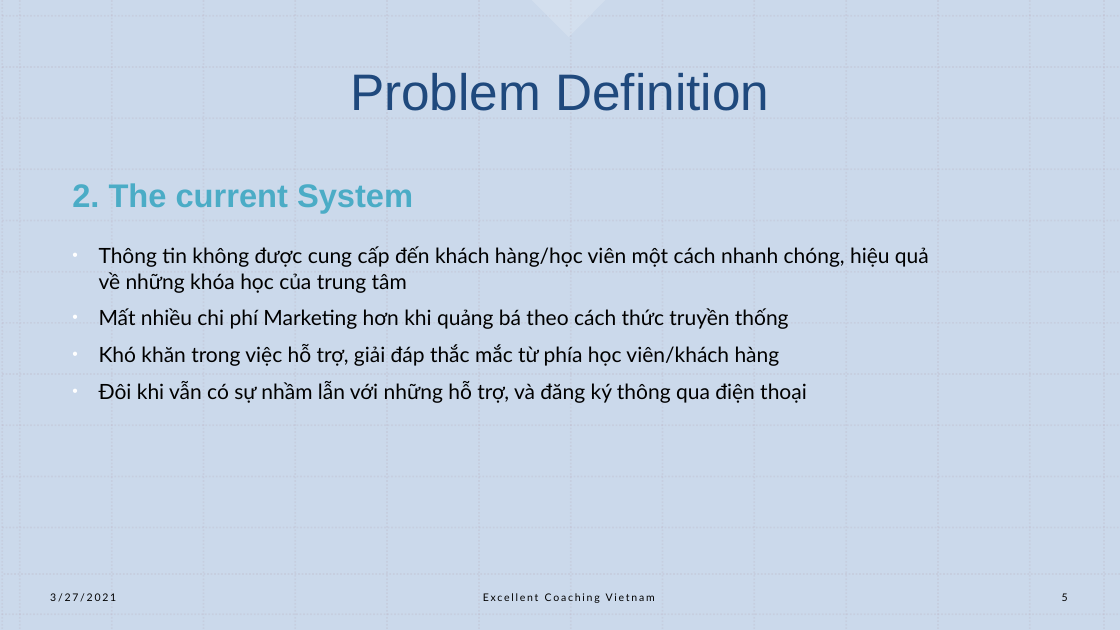
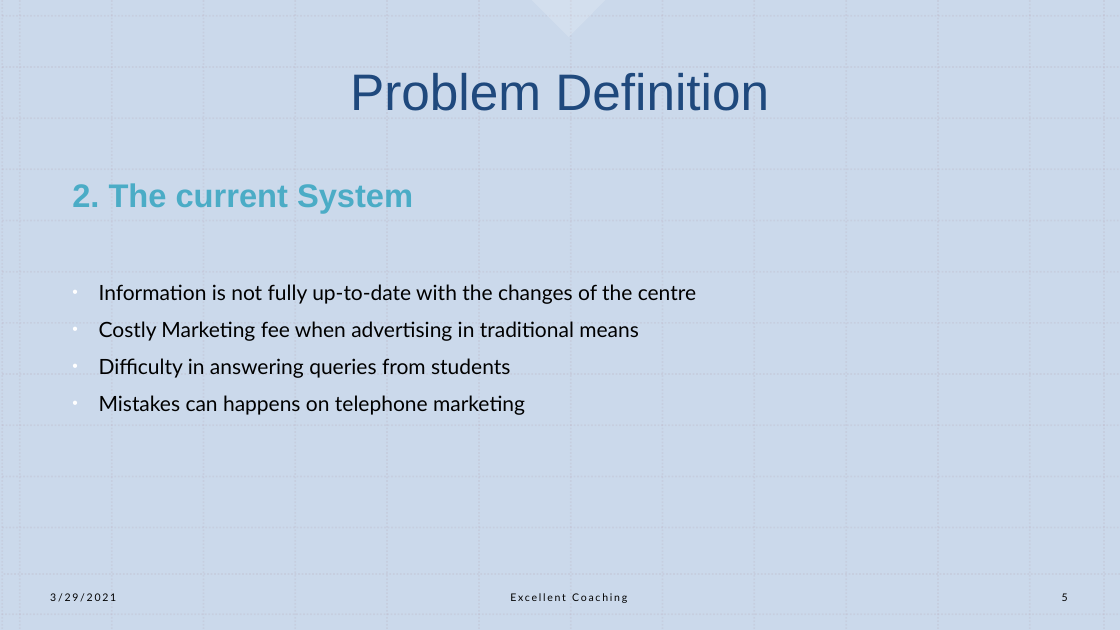
Before and after one commit to remichan97/excellent-coaching, a slide deck: slide 5 of documentation/Excellent Coaching Vietnam.pptx. Drawn at 1120x630 pixels with LibreOffice and Linux fonts; fonts in the diff are those of the drawing. Boxes give left, top, right and bottom in pixels: in the first picture for what was removed or moved away, otherwise in the second. Text is boxed around its words. In the diff, an @@ line names an element or a change of style, - is before the commit and + after.

```diff
--- a/documentation/Excellent Coaching Vietnam.pptx
+++ b/documentation/Excellent Coaching Vietnam.pptx
@@ text at (99,284,696,415): text changed @@
-• Thông tin không được cung cấp đến khách hàng/học viên một cách nhanh chóng, hiệu quả về những khóa học của trung tâm
-• Mất nhiều chi phí Marketing hơn khi quảng bá theo cách thức truyền thống
-• Khó khăn trong việc hỗ trợ, giải đáp thắc mắc từ phía học viên/khách hàng
-• Đôi khi vẫn có sự nhầm lẫn với những hỗ trợ, và đăng ký thông qua điện thoại
+• Information is not fully up-to-date with the changes of the centre
+• Costly Marketing fee when advertising in traditional means
+• Difficulty in answering queries from students
+• Mistakes can happens on telephone marketing
@@ text at (50,593,116,602): text changed @@
-3/27/2021
+3/29/2021
@@ text at (510,593,627,603): text changed @@
-Excellent Coaching Vietnam
+Excellent Coaching
```
Also in this commit, not shown: 18 other slides changed, 54 other files.
